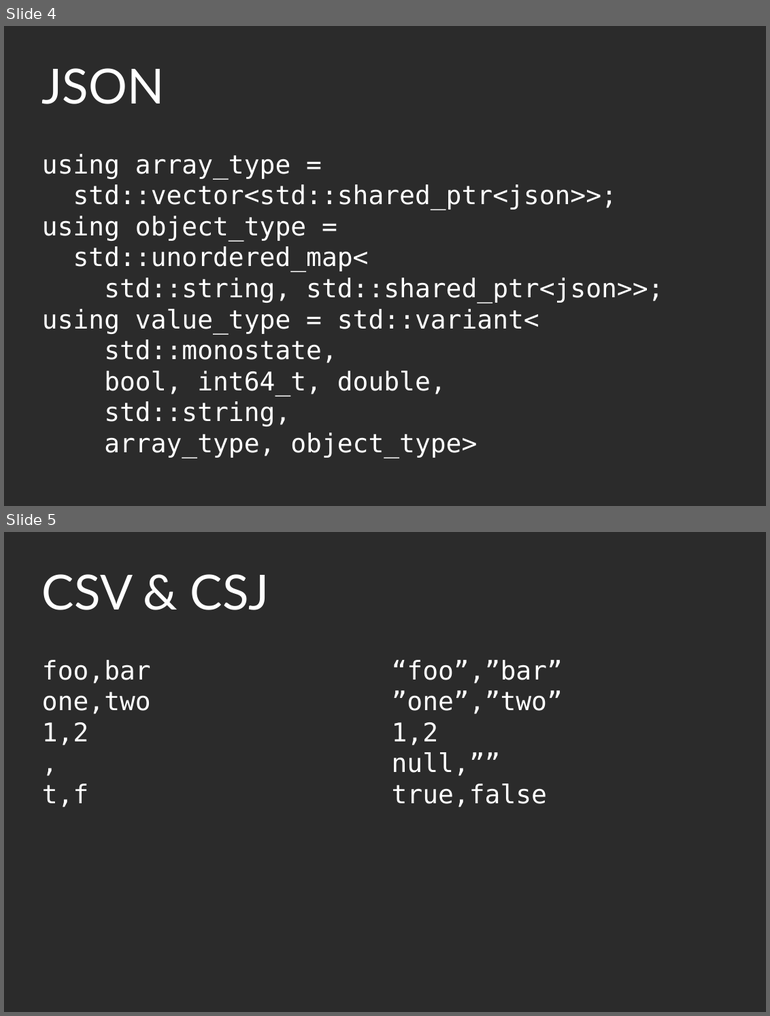
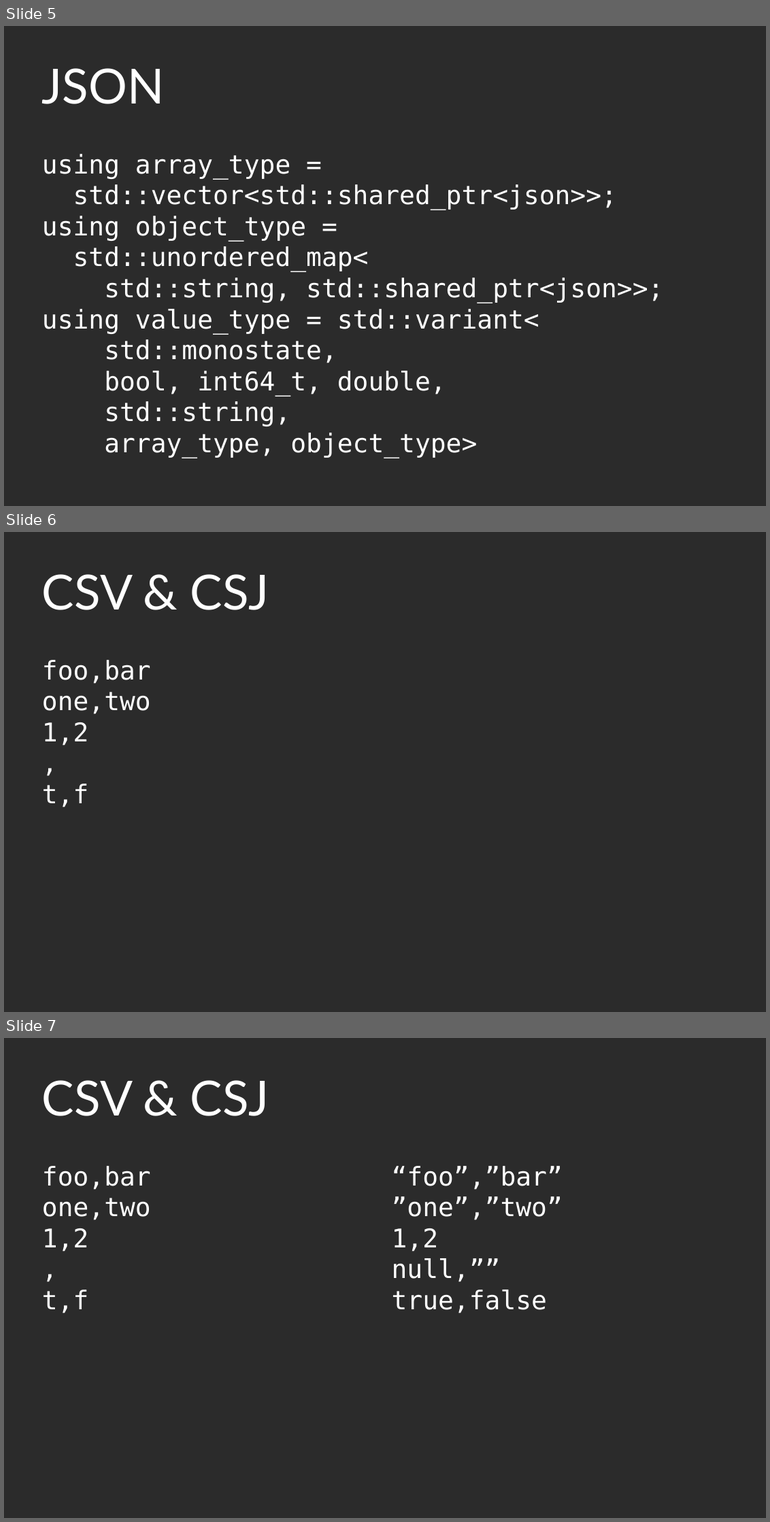
Before and after one commit to KayEss/cpp-designing4performance, a slide deck: slides/Designing APIs For Performance.odp. Shown one above the other, each under a label of ours: slides 4 and 5 before the commit, slides 5, 6 and 7 after it. The pictures are 770x1016 and 770x1522 pixels, drawn with LibreOffice and Linux fonts; fonts in the diff are those of the drawing; background and template pictures are left out; a plain dark background stands for a picture behind light text. Boxes give left, top, right and bottom in pixels: in the first picture for what was removed or moved away, otherwise in the second. Text is boxed around its words. In the diff, an @@ line names an element or a change of style, - is before the commit and + after.

```diff
--- a/slides/Designing APIs For Performance.odp
+++ b/slides/Designing APIs For Performance.odp
@@ slide 6 added at (4, 532, 766, 1012), background picture (left out) @@
@@ title added at (42, 574, 269, 610), 60 pt, text #FFFFFF @@
+CSV & CSJ
@@ text added at (42, 660, 151, 807), 32 pt, text #FFFFFF @@
+foo,bar
+one,two
+1,2
+,
+t,f
@@ what was slide 4 is now slide 5 @@
@@ what was slide 5 is now slide 7 @@
```
Also in this commit, not shown: 4 slides changed, 3 other slides added, 1 slide removed, 4 other files.
